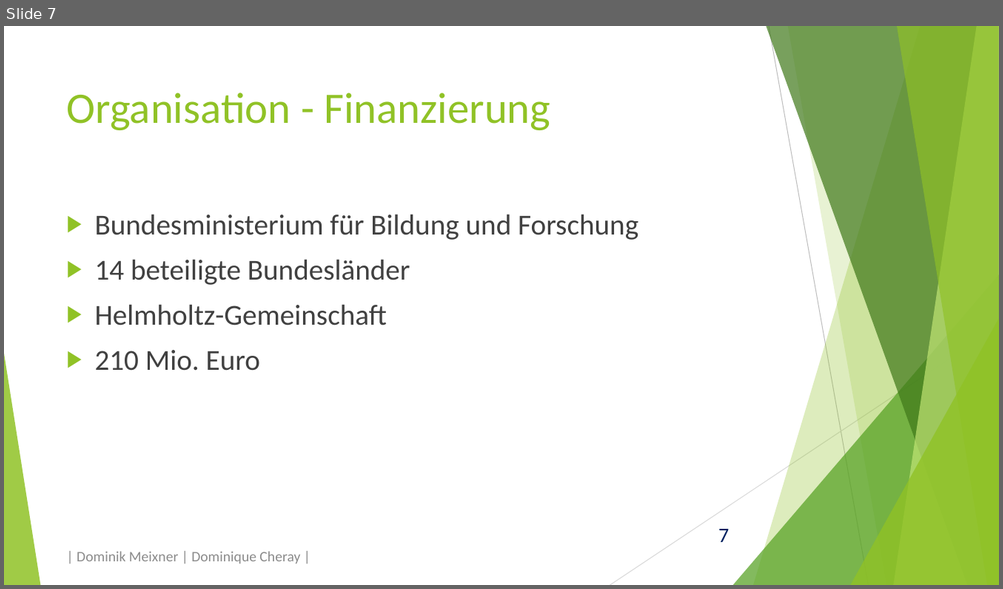
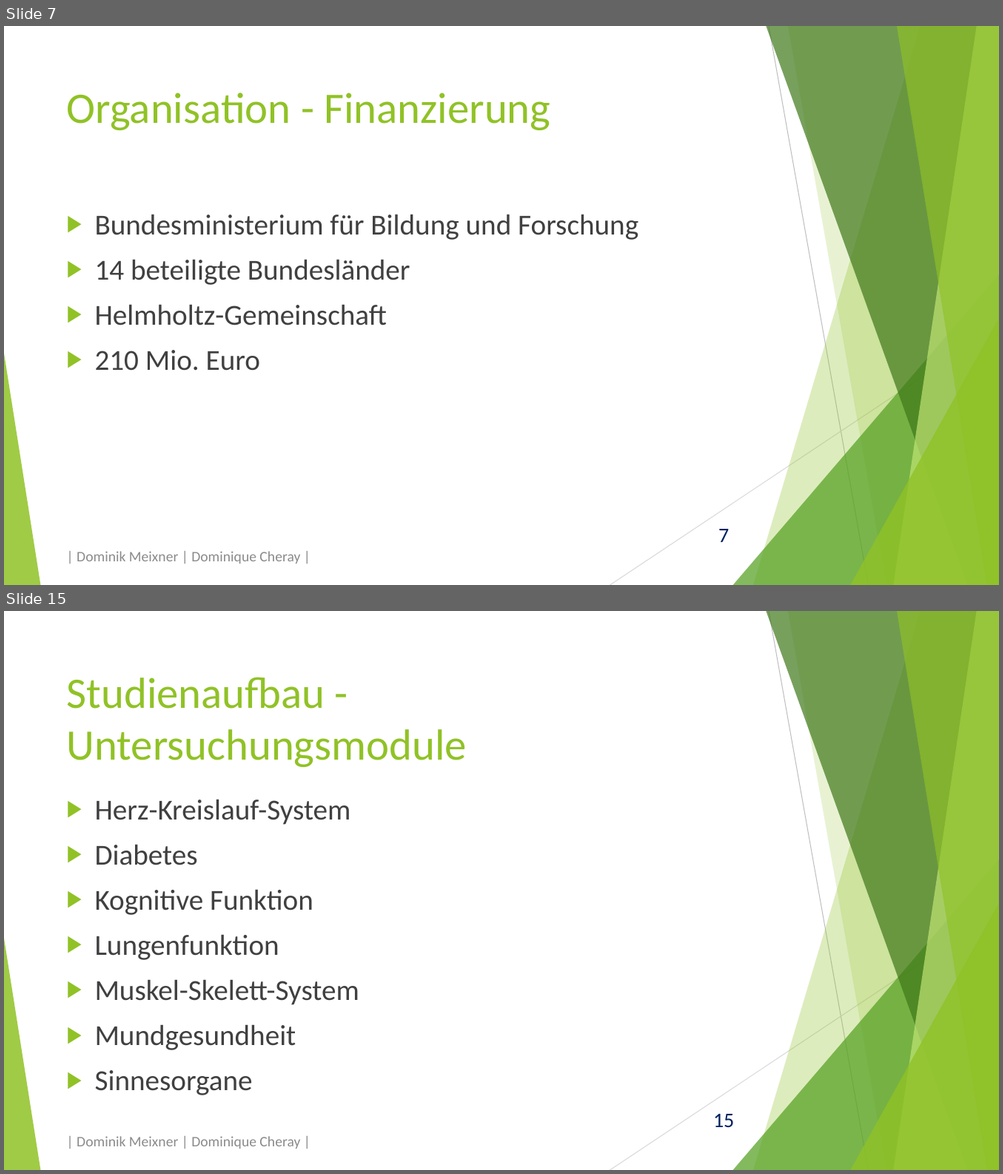
Before and after one commit to domeix/BlaBla, a slide deck: NationaleKohorte/NationaleKohortePraes.pptx. Shown one above the other, each under a label of ours: slide 7 before the commit, slides 7 and 15 after it; the slides between them are not shown. The pictures are 1003x589 and 1003x1174 pixels, drawn with LibreOffice and Linux fonts; fonts in the diff are those of the drawing. Boxes give left, top, right and bottom in pixels: in the first picture for what was removed or moved away, otherwise in the second. Text is boxed around its words. In the diff, an @@ line names an element or a change of style, - is before the commit and + after.

```diff
--- a/NationaleKohorte/NationaleKohortePraes.pptx
+++ b/NationaleKohorte/NationaleKohortePraes.pptx
@@ slide 15 added at (4,611,999,1170), background #FFFFFF; not listed: 11 template elements that a slide beside it also shows @@
@@ title added at (67,677,466,767), 42 pt, text #90C226 @@
+Studienaufbau - Untersuchungsmodule
@@ text added at (95,799,359,1096), 28 pt, text #404040 @@
+▶ Herz-Kreislauf-System
+▶ Diabetes
+▶ Kognitive Funktion
+▶ Lungenfunktion
+▶ Muskel-Skelett-System
+▶ Mundgesundheit
+▶ Sinnesorgane
@@ text added at (77,1136,300,1149), 14 pt, text #8C8C8C @@
+| Dominik Meixner | Dominique Cheray |
```
Also in this commit, not shown: 5 slides changed, 14 other slides added, 1 other file.
